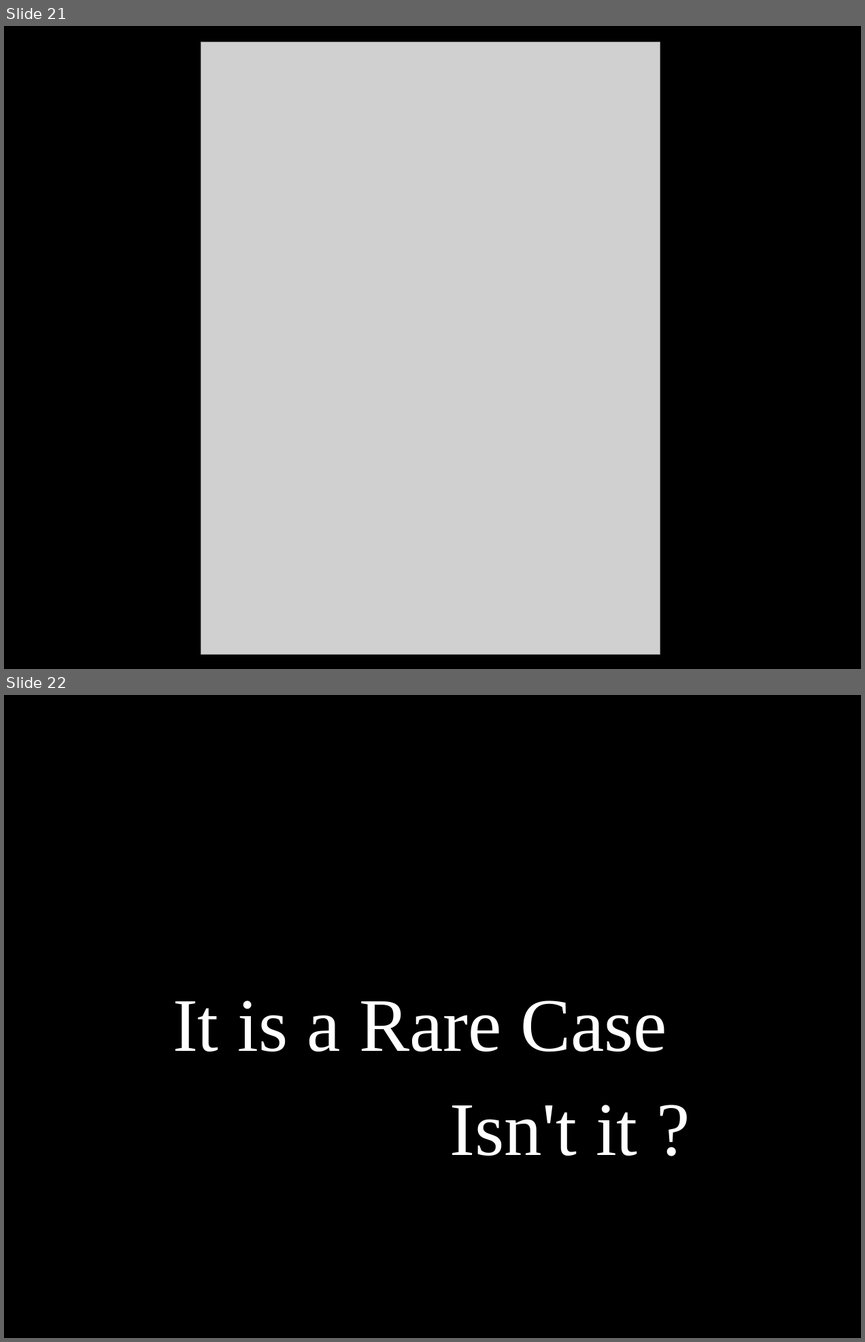
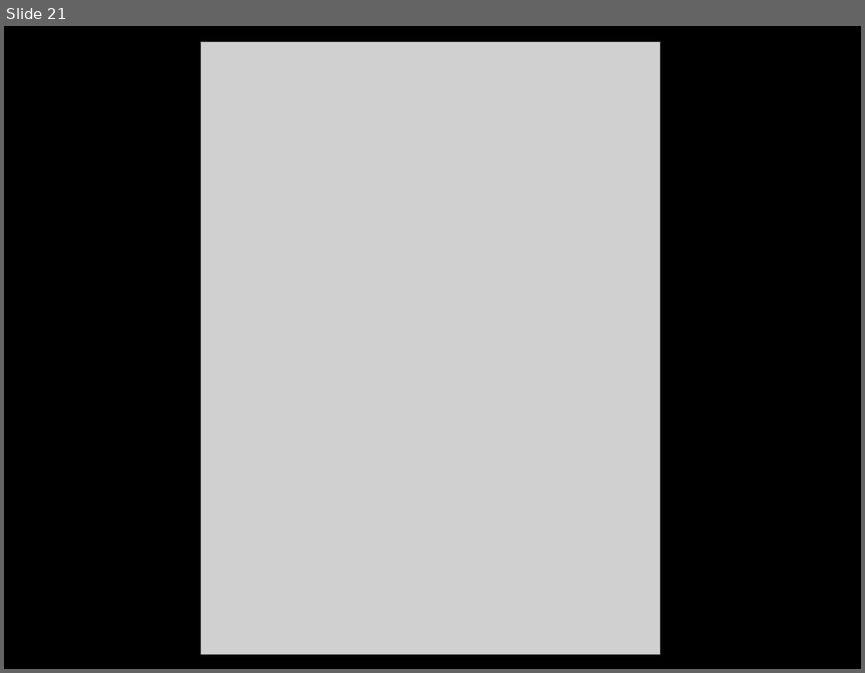
Before and after one commit to dodikk/StaticLib-Slides, a slide deck: Libraries-GoingNative.odp. Shown one above the other, each under a label of ours: slides 21 and 22 before the commit, slide 21 after it. The pictures are 865x1342 and 865x673 pixels, drawn with LibreOffice and Linux fonts; fonts in the diff are those of the drawing; grey boxes stand for pictures. Boxes give left, top, right and bottom in pixels: in the first picture for what was removed or moved away, otherwise in the second. Text is boxed around its words. In the diff, an @@ line names an element or a change of style, - is before the commit and + after.

```diff
--- a/Libraries-GoingNative.odp
+++ b/Libraries-GoingNative.odp
@@ slide 22 removed at [4, 695, 861, 1338], background #000000 @@
@@ title removed at [173, 1000, 667, 1051] @@
-It is a Rare Case
@@ title removed at [450, 1104, 638, 1155] @@
-Isn't it ?
```
Also in this commit, not shown: 9 slides changed, 8 slides added, 5 other slides removed, 1 other file.
